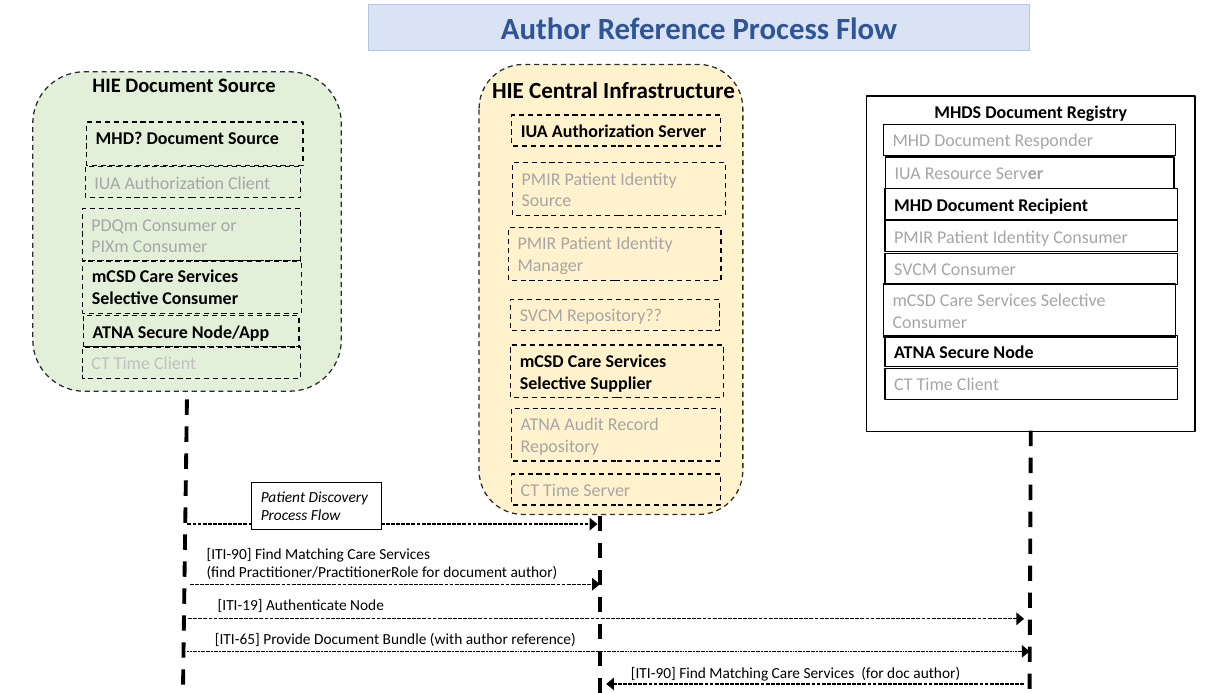
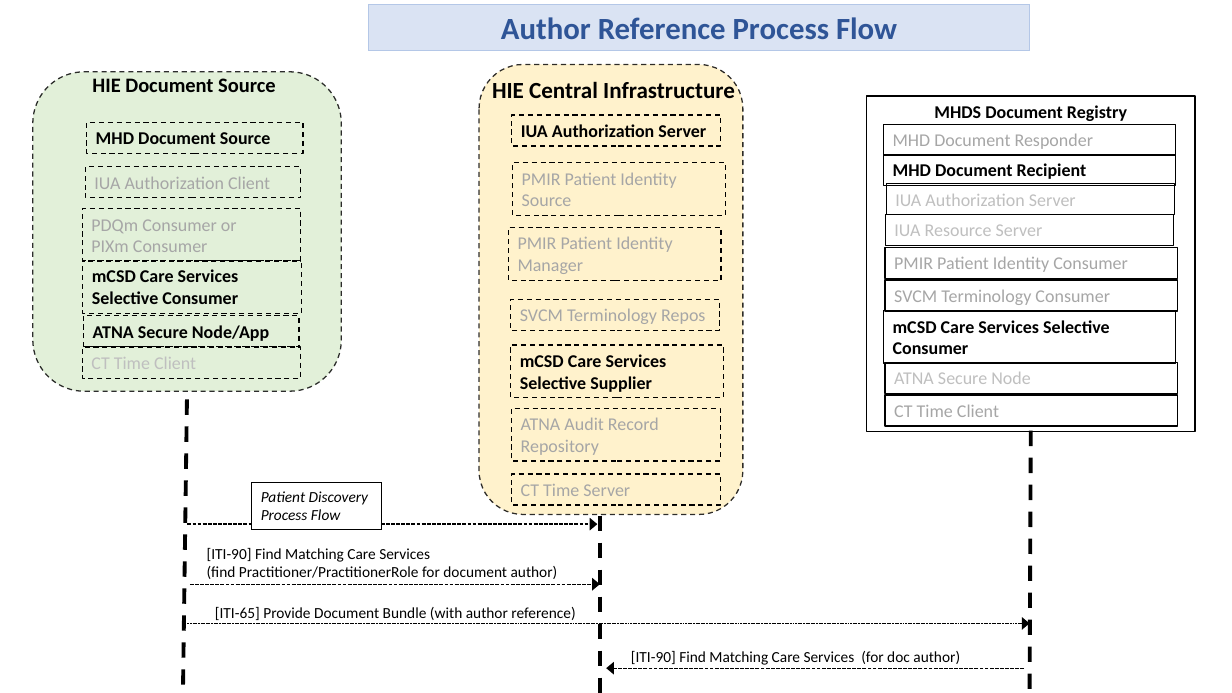
Before and after one commit to IHE/IT-Infrastructure, a slide deck: slide 5 of MHDS/MHDS-alt-actorDiagram-and-processFlows.pptx. Drawn at 1232x693 pixels with LibreOffice and Linux fonts; fonts in the diff are those of the drawing. Boxes give left, top, right and bottom in pixels: in the first picture for what was removed or moved away, otherwise in the second. Text is boxed around its words. In the diff, an @@ line names an element or a change of style, - is before the commit and + after.

```diff
--- a/MHDS/MHDS-alt-actorDiagram-and-processFlows.pptx
+++ b/MHDS/MHDS-alt-actorDiagram-and-processFlows.pptx
@@ rectangle "MHD Document Source": place and size @@
-rectangle "MHD Document Source" at bbox=[87, 122, 303, 165]
+rectangle "MHD Document Source" at bbox=[87, 122, 303, 153]
@@ text in rectangle at bbox=[96, 132, 271, 144]: text changed @@
-MHD? Document Source
+MHD Document Source
@@ rectangle "MHD Document Recipient": place and size @@
-rectangle "MHD Document Recipient" at bbox=[885, 189, 1177, 220]
+rectangle "MHD Document Recipient" at bbox=[884, 154, 1176, 186]
@@ rectangle added at bbox=[886, 184, 1175, 215], outline #000000 1 pt, 14 pt, text #BFBFBF @@
+IUA Authorization Server
@@ rectangle "IUA Resource Server": place and size @@
-rectangle "IUA Resource Server" at bbox=[885, 157, 1174, 189]
+rectangle "IUA Resource Server" at bbox=[885, 214, 1174, 246]
@@ rectangle "IUA Resource Server" at bbox=[885, 214, 1174, 246]: text colour #A6A6A6 to #BFBFBF; bold off in "Server" @@
@@ 5 rectangles: place and size @@
-5 rectangles at bbox=[884, 221, 1177, 400]
+5 rectangles at bbox=[884, 248, 1177, 427]
@@ text in rectangle at bbox=[894, 290, 1110, 305]: text changed @@
-SVCM Consumer
+SVCM Terminology Consumer
@@ text in rectangle at bbox=[520, 308, 705, 324]: text changed @@
-SVCM Repository??
+SVCM Terminology Repos
@@ rectangle "mCSD Care Services Selective Consumer" at bbox=[884, 311, 1176, 363]: text colour #A6A6A6 to #000000, bold on @@
@@ rectangle "ATNA Secure Node" at bbox=[885, 362, 1177, 394]: text colour #000000 to #BFBFBF, bold off @@
@@ text "[ITI-65] Provide Document Bundle (with ...": place and size @@
-text "[ITI-65] Provide Document Bundle (with ..." at bbox=[215, 633, 575, 646]
+text "[ITI-65] Provide Document Bundle (with ..." at bbox=[215, 607, 575, 620]
@@ text removed at bbox=[218, 599, 384, 612] @@
-[ITI-19] Authenticate Node
@@ arrow moved from (188, 652) - (1030, 652) to (188, 624) - (1030, 624) @@
@@ arrow removed from (189, 619) to (1024, 619) @@
@@ text "[ITI-90] Find Matching Care Services ...": place and size @@
-text "[ITI-90] Find Matching Care Services ..." at bbox=[631, 667, 960, 681]
+text "[ITI-90] Find Matching Care Services ..." at bbox=[631, 651, 960, 665]
@@ arrow moved from (1024, 684) - (606, 684) to (1024, 668) - (606, 668) @@
```
Also in this commit, not shown: 4 other slides changed, 1 slide added, 2 other files.
